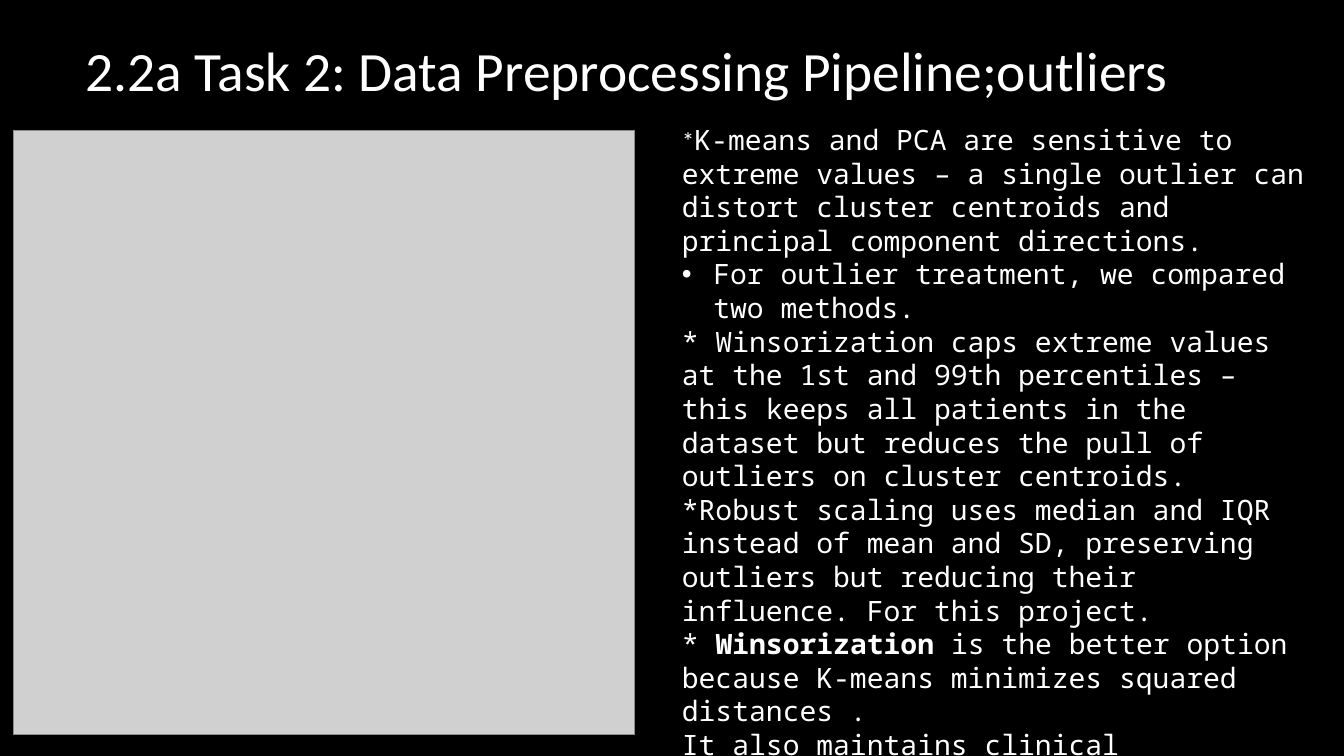
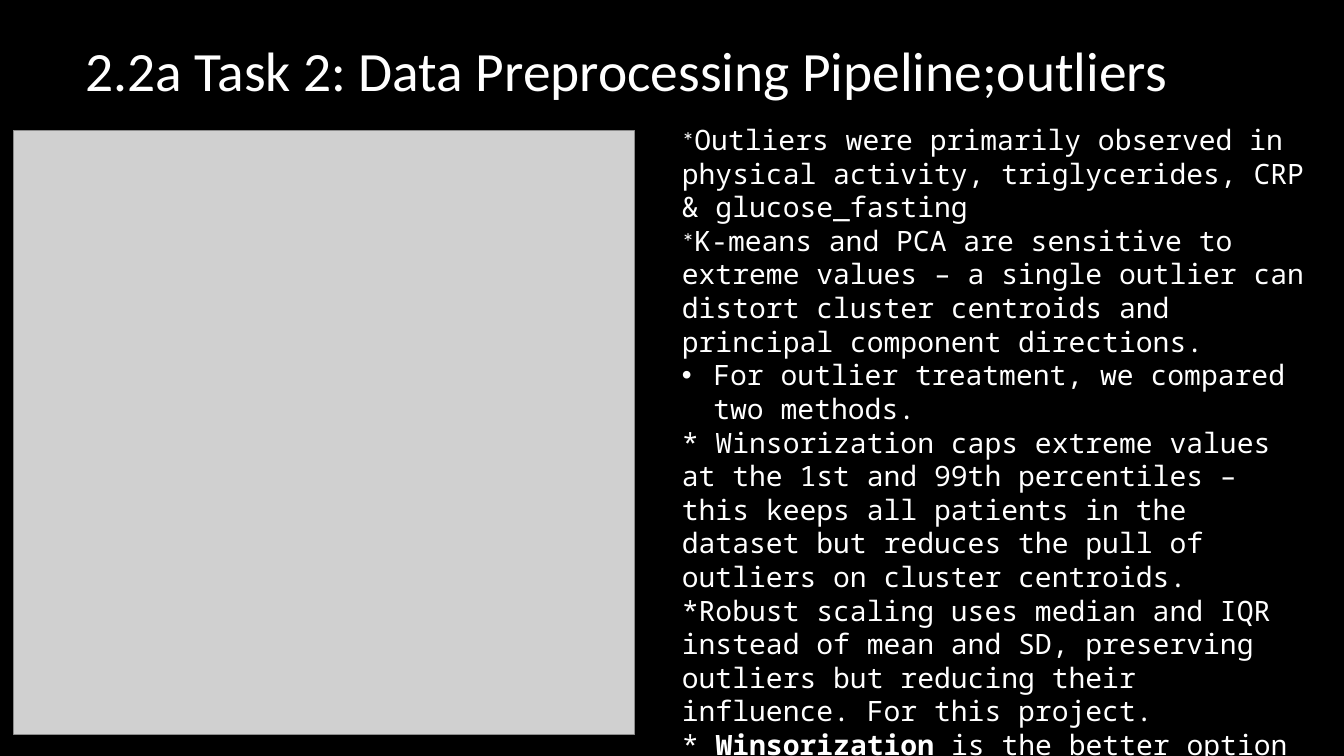
Before and after one commit to AlchymedSolutions/KIBIDI-MACHINE-LEARNING-PROJECTS-2026, a slide deck: slide 4 of ML USUPERVISED PYTHON.pptx. Drawn at 1344x756 pixels with LibreOffice and Linux fonts; fonts in the diff are those of the drawing; grey boxes stand for pictures; background and template pictures are left out. Boxes give left, top, right and bottom in pixels: in the first picture for what was removed or moved away, otherwise in the second. Text is boxed around its words. In the diff, an @@ line names an element or a change of style, - is before the commit and + after.

```diff
--- a/ML USUPERVISED PYTHON.pptx
+++ b/ML USUPERVISED PYTHON.pptx
@@ text at bbox=[682, 128, 1304, 224]: paragraph added @@
+*Outliers were primarily observed in physical activity, triglycerides, CRP & glucose_fasting
```
Also in this commit, not shown: 9 other slides changed, 4 slides added, 2 other files.
